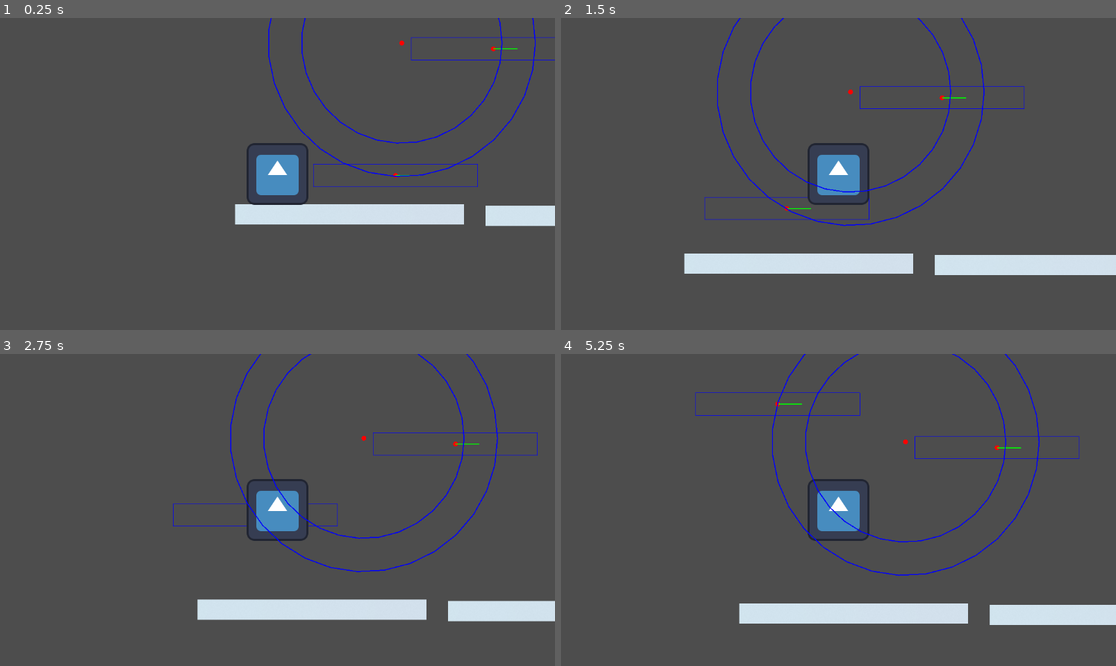
Above: before the commit, frames 1-4 (two rows, left to right).
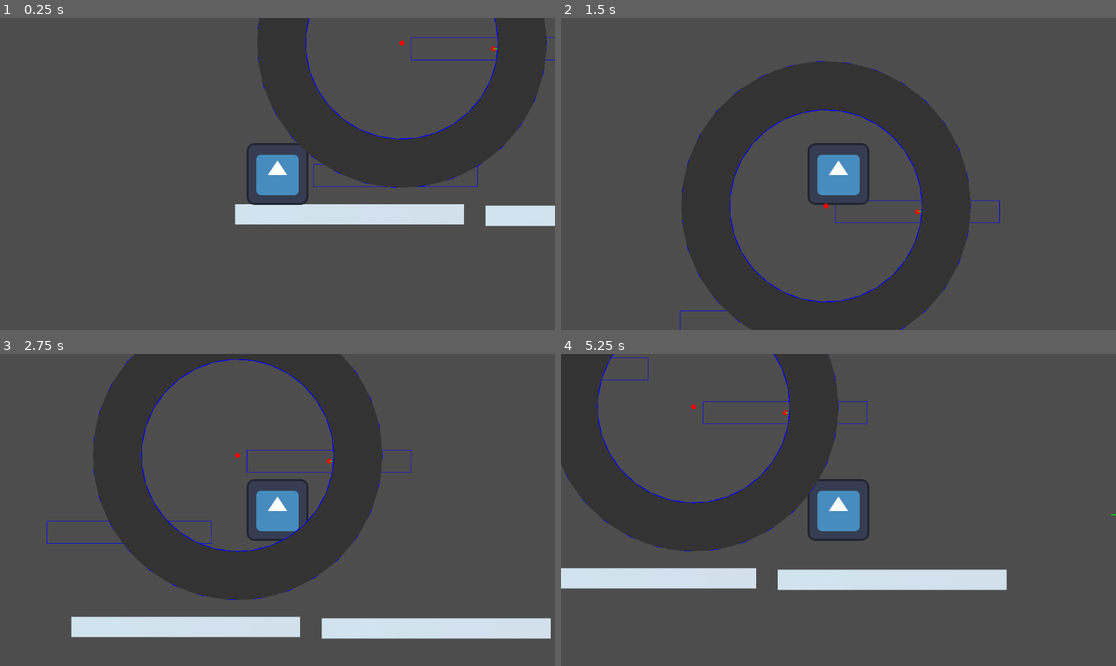
Above: after the commit, the same moments.

Repository: rinevard/SummerGamejam
Game: Godot game, scene res://forTest/Main/test_main.tscn
The game is run twice, just before and just after one commit, with the same random seed, the same clock (stepped at 60 frames per second) and the same inputs. The project has no main scene, so this scene is started directly. The engine's default icon, where the game draws it, is replaced by a stand-in: a white triangle on a blue panel in a dark square.
Inputs:
- Up to frame 1 (0.25 s): no input
- Up to frame 2 (1.5 s): tap Enter (ui_accept) at 0.5, 0.77 s; hold Right (ui_right) from 0.53 s (still down)
- Up to frame 3 (2.75 s): tap Enter (ui_accept) at 1.52 s; release Right (ui_right) at 2.03 s; hold Left (ui_left) from 2.03 s (still down)
- Up to frame 4 (5.25 s): release Left (ui_left) at 2.78 s; hold Right (ui_right) 2.78-4.28 s; tap Enter (ui_accept) at 3.02, 3.77, 4.52 s; hold Left (ui_left) 4.28-5.03 s; hold Right (ui_right) from 5.03 s (still down)

The runs differ from the first frame. In frame 1, 12% of the frame differs, in the area x 46-99%, y 0-55%; in frame 2, 25%; in frame 3, 28%, in the area x 8-100%, y 0-92%; in frame 4, 24%.

Commit message:
test finished

Diff:
--- a/forTest/StickyTrack/sticky_ring.gd
+++ b/forTest/StickyTrack/sticky_ring.gd
@@ -1,47 +1,57 @@
 extends StickyTrack
-class_name StickyCircle
+class_name StickyRing
 
-@onready var push_collision: CollisionShape2D = $PushCollision
-
-# 内圆半径
-@export var inner_radius: float = 80.0
-
-# 外圆半径
-@export var outer_radius: float = 120.0
+@export var inner_radius: float = 200.0
+@export var outer_radius: float = 300.0
+@export var seg_count: int = 72
+@export var ring_color: Color = Color(0.2, 0.2, 0.2)  # Dark gray color
 
 func _ready() -> void:
     super()
+    create_circle_ring()
 
-    if push_collision != null and push_collision.shape != null:
-        if push_collision.shape is CircleShape2D:
-            var circle_shape: CircleShape2D = push_collision.shape
-            outer_radius = circle_shape.radius
-            inner_radius = outer_radius * 0.75  # 可以根据需要调整
+func create_circle_ring() -> void:
+    """
+    创建圆环,包括可视化的多边形和碰撞形状。
+    """
+    var angle := 360.0 / seg_count
+    var points := PackedVector2Array()
+
+    # 外点和内点在points中的顺序需要一个按逆时针，一个按顺时针。这样才能删去中间区域。
+    # 在我们的代码中，外点逆时针，内点顺时针。
+    for i in range(seg_count + 1):
+        var rot := float(i) * angle
+        var rad_angle := deg_to_rad(rot)
+        var outer_point := Vector2(sin(rad_angle) * outer_radius, cos(rad_angle) * outer_radius)
+        points.append(outer_point)
+
+    for i in range(seg_count, -1, -1):
+        var rot := float(i) * angle
+        var rad_angle := deg_to_rad(rot)
+        var inner_point := Vector2(sin(rad_angle) * inner_radius, cos(rad_angle) * inner_radius)
+        points.append(inner_point)
+
+    var polygon := Polygon2D.new()
+    polygon.color = ring_color
+    polygon.antialiased = true
+    polygon.set_polygon(points)
+    add_child(polygon)
+
+    var col_polygon := CollisionPolygon2D.new()
+    col_polygon.set_polygon(points)
+    add_child(col_polygon)
 
 func is_point_inside(point: Vector2) -> bool:
-    var local_point = to_local(point) - core_position
-    var distance = local_point.length()
+    var local_point := to_local(point) - core_position
+    var distance := local_point.length()
     return distance >= inner_radius and distance <= outer_radius
 
 func get_push_vector(point: Vector2) -> Vector2:
-    var local_point = to_local(point) - core_position
-    var distance = local_point.length()
-    var direction = local_point.normalized().rotated(PI/2)  # 切线方向
-
-    # 计算到环中心线的距离
-    var distance_to_center = abs(distance - (inner_radius + outer_radius) / 2)
-    var max_distance = (outer_radius - inner_radius) / 2
-
-    # 根据到中心线的距离计算推力强度
-    var force = max_push_force #* (1 - distance_to_center / max_distance)
-
-    return direction * force
+    var local_point := to_local(point) - core_position
+    var direction := local_point.normalized().rotated(PI/2)
+    return direction * max_push_force
 
 func _draw() -> void:
     draw_arc(core_position, inner_radius, 0, TAU, 32, Color.BLUE, 2)
     draw_arc(core_position, outer_radius, 0, TAU, 32, Color.BLUE, 2)
     draw_circle(core_position, 5, Color.RED)
-
-func update_push_direction() -> void:
-    # 圆环不需要更新推力方向，因为它是环形的
-    pass
--- a/forTest/StickyTrack/sticky_ring.tscn
+++ b/forTest/StickyTrack/sticky_ring.tscn
@@ -1,14 +1,9 @@
-[gd_scene load_steps=3 format=3 uid="uid://deyfn3e3knr4y"]
+[gd_scene load_steps=2 format=3 uid="uid://deyfn3e3knr4y"]
 
 [ext_resource type="Script" path="res://forTest/StickyTrack/sticky_ring.gd" id="1_lxkxu"]
 
-[sub_resource type="CircleShape2D" id="CircleShape2D_tep1a"]
-radius = 277.354
-
 [node name="StickyRing" type="Area2D" groups=["StickyTrack"]]
+position = Vector2(484, 322)
 collision_layer = 8
 collision_mask = 16
 script = ExtResource("1_lxkxu")
-
-[node name="PushCollision" type="CollisionShape2D" parent="."]
-shape = SubResource("CircleShape2D_tep1a")
